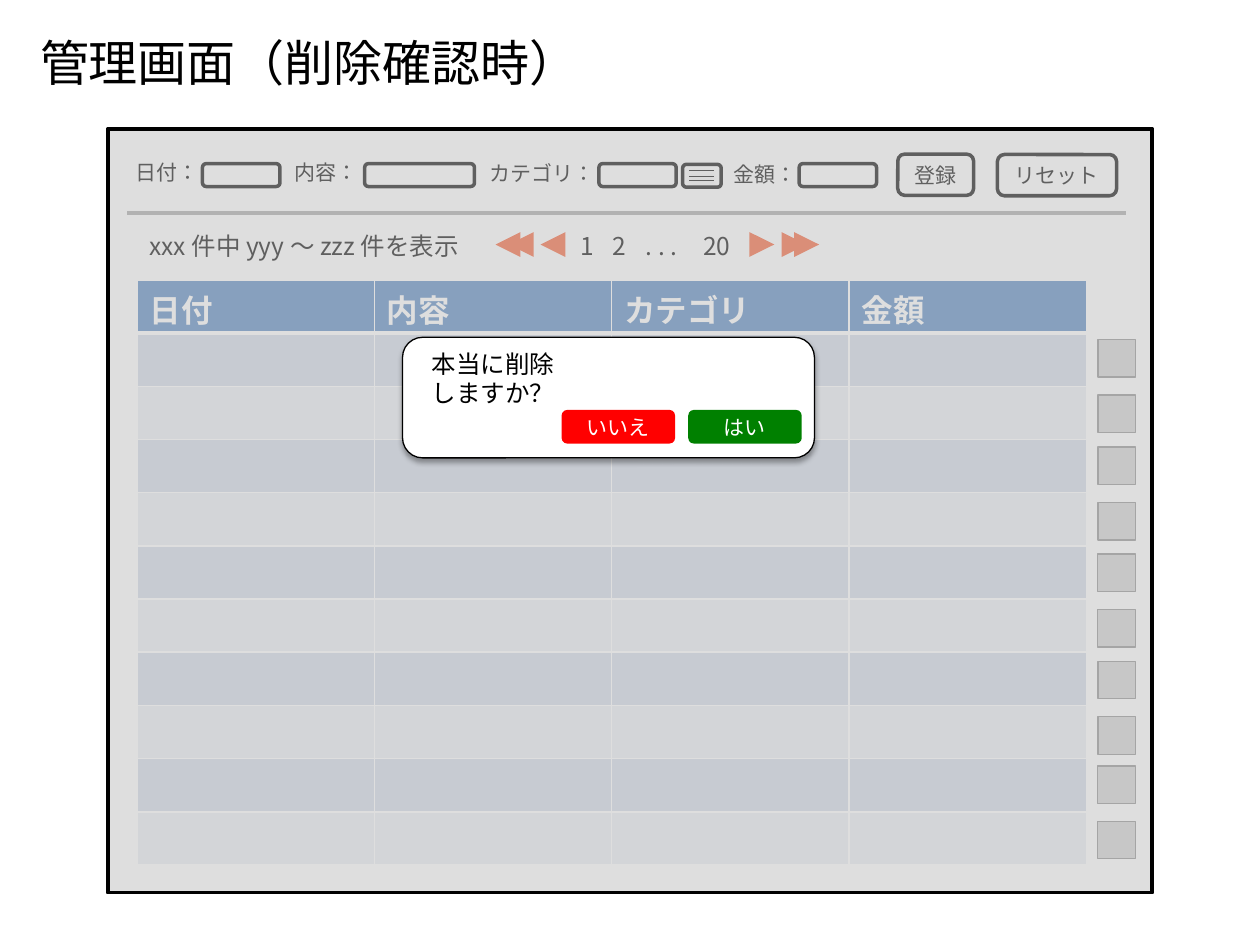
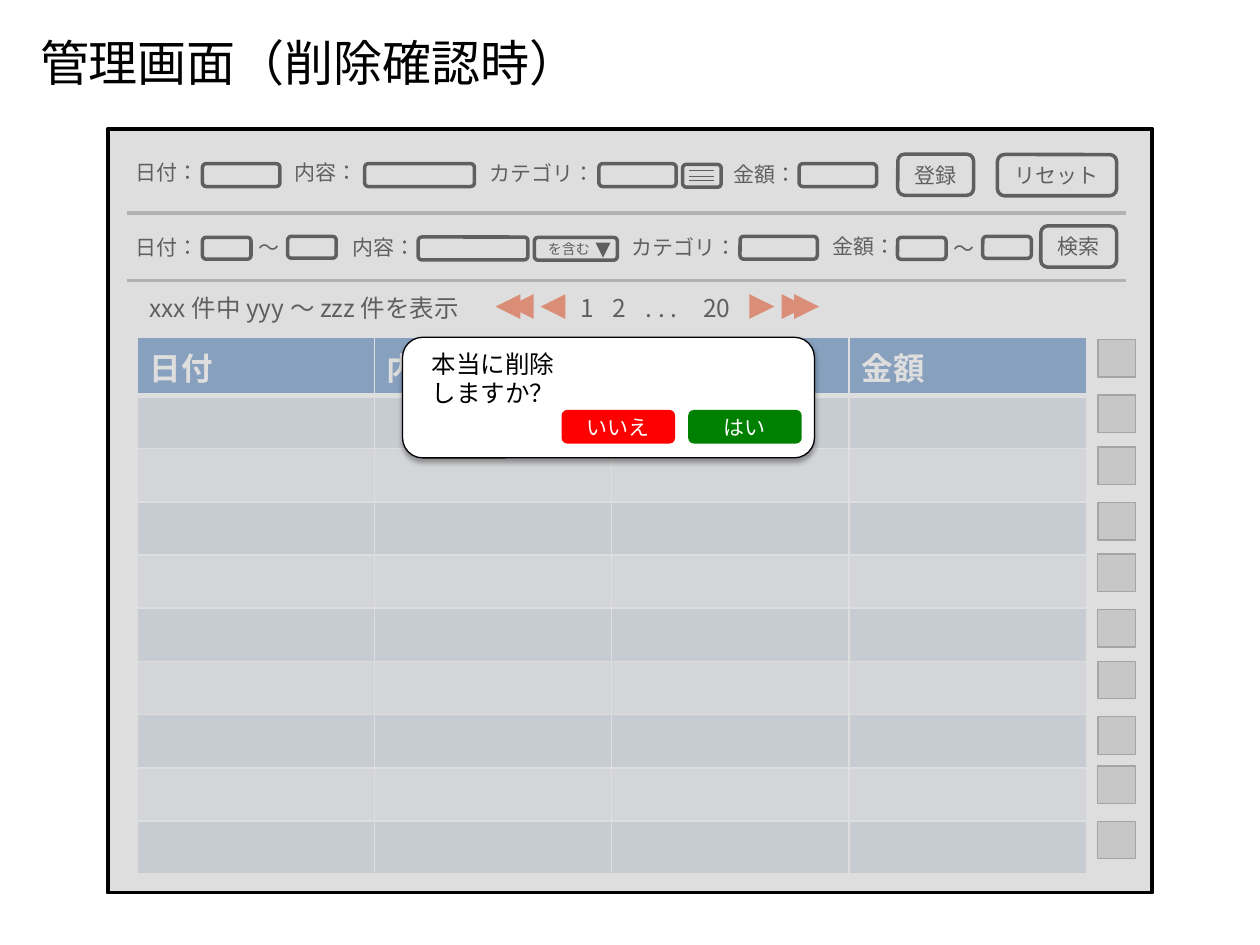
Before and after one commit to Leonis0813/chort, a slide deck: slide 9 of payment_manager/bin/algieba.pptx (slide 8 before the commit). Drawn at 1260x945 pixels with LibreOffice and Linux fonts; fonts in the diff are those of the drawing; grey boxes stand for pictures. Boxes give left, top, right and bottom in pixels: in the first picture for what was removed or moved away, otherwise in the second. Text is boxed around its words. In the diff, an @@ line names an element or a change of style, - is before the commit and + after.

```diff
--- a/payment_manager/bin/algieba.pptx
+++ b/payment_manager/bin/algieba.pptx
@@ text added at bbox=[135, 237, 198, 257], 12 pt, text #000000 @@
+日付：
@@ rounded rectangle added at bbox=[203, 237, 252, 258], outline #000000 2 pt @@
@@ rounded rectangle added at bbox=[287, 237, 336, 258], outline #000000 2 pt @@
@@ text added at bbox=[352, 237, 415, 257], 12 pt, text #000000 @@
+内容：
@@ rounded rectangle added at bbox=[418, 237, 528, 260], outline #000000 2 pt @@
@@ rounded rectangle added at bbox=[534, 237, 617, 260], outline #000000 2 pt, 8 pt, text #000000 @@
+を含む
@@ text added at bbox=[632, 237, 737, 256], 12 pt, text #000000 @@
+カテゴリ：
@@ rounded rectangle added at bbox=[740, 237, 816, 260], outline #000000 2 pt @@
@@ text added at bbox=[832, 236, 895, 256], 12 pt, text #000000 @@
+金額：
@@ rounded rectangle added at bbox=[897, 237, 946, 258], outline #000000 2 pt @@
@@ rounded rectangle added at bbox=[983, 237, 1032, 258], outline #000000 2 pt @@
@@ rounded rectangle added at bbox=[1041, 226, 1116, 267], outline #000000 2 pt, 12 pt, text #000000 @@
+検索
@@ text added at bbox=[259, 244, 280, 250], 12 pt, text #000000 @@
+〜
@@ triangle added at bbox=[596, 243, 611, 258], fill #000000 @@
@@ text added at bbox=[954, 245, 975, 251], 12 pt, text #000000 @@
+〜
@@ line moved from (402, 398) - (814, 398) to (127, 280) - (1126, 280) @@
@@ text "xxx 件中 yyy 〜 zzz ...": place and size @@
-text "xxx 件中 yyy 〜 zzz ..." at bbox=[149, 234, 459, 261]
+text "xxx 件中 yyy 〜 zzz ..." at bbox=[149, 296, 459, 323]
@@ text "1": place and size @@
-text "1" at bbox=[581, 237, 595, 255]
+text "1" at bbox=[581, 299, 595, 317]
@@ 6 triangles, 3 texts: place and size @@
-6 triangles, 3 texts at bbox=[495, 226, 819, 268]
+6 triangles, 3 texts at bbox=[495, 287, 819, 330]
@@ table at bbox=[137, 338, 1085, 869] @@
-row 11:  |  |  | 
@@ table: place and size @@
-table at bbox=[137, 280, 1085, 866]
+table at bbox=[137, 338, 1085, 869]
```
Also in this commit, not shown: 6 other slides changed, 1 slide added, 11 other files.
